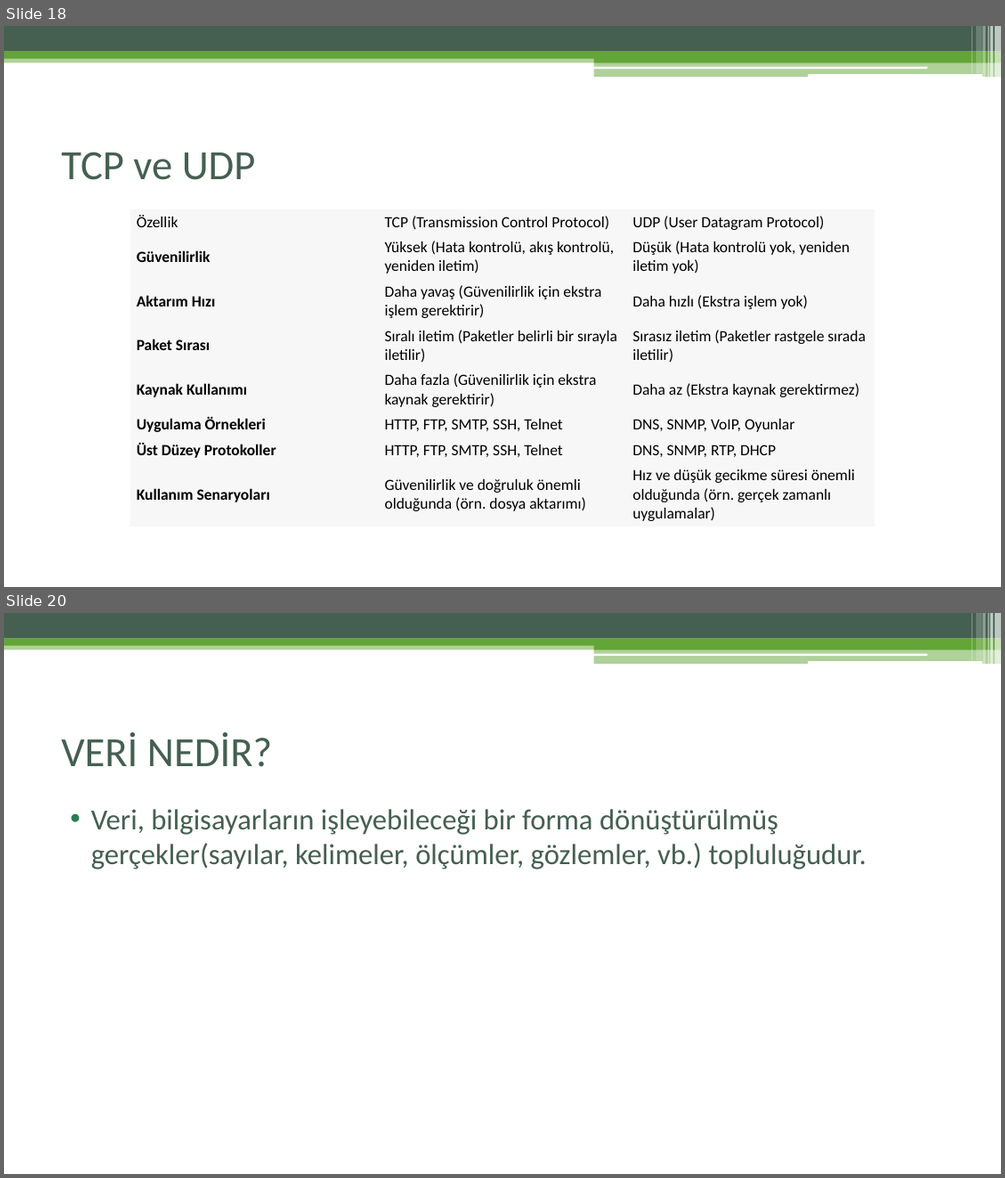
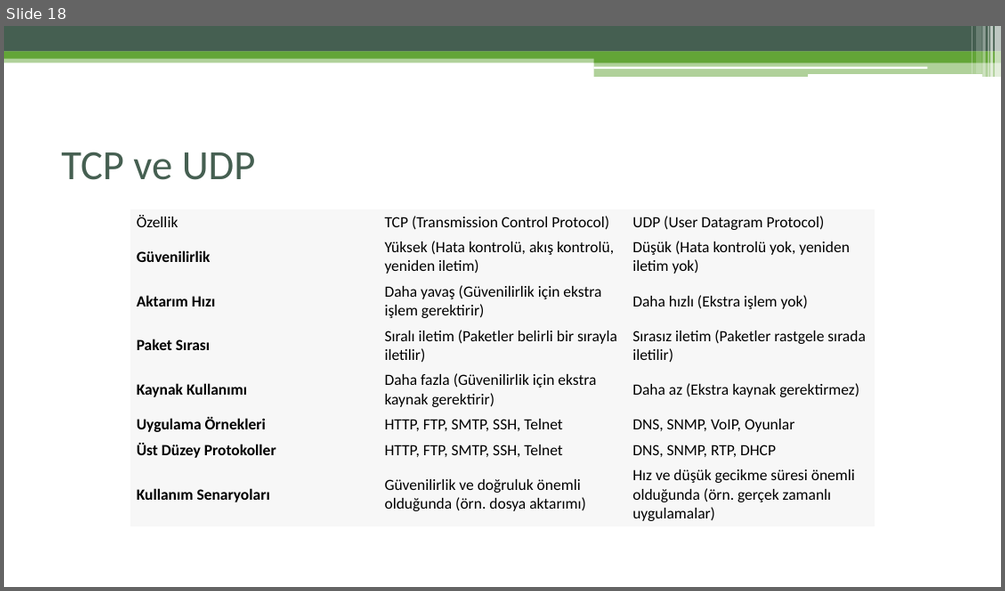
Before and after one commit to zafer-sn/IAT221-Ag-ve-Bilisim-Guvenligi, a slide deck: Hafta2/Hafta2.pptx. Shown one above the other, each under a label of ours: slides 18 and 20 before the commit, slide 18 after it; the slides between them are not shown. The pictures are 1005x1178 and 1005x591 pixels, drawn with LibreOffice and Linux fonts; fonts in the diff are those of the drawing. Boxes give left, top, right and bottom in pixels: in the first picture for what was removed or moved away, otherwise in the second. Text is boxed around its words. In the diff, an @@ line names an element or a change of style, - is before the commit and + after.

```diff
--- a/Hafta2/Hafta2.pptx
+++ b/Hafta2/Hafta2.pptx
@@ slide 20 removed at (x1=4, y1=613, x2=1001, y2=1174), background #FFFFFF; not listed: 13 template elements that a slide beside it also shows @@
@@ title removed at (x1=61, y1=732, x2=272, y2=767) @@
-VERİ NEDİR?
@@ text removed at (x1=91, y1=809, x2=866, y2=869) @@
-• Veri, bilgisayarların işleyebileceği bir forma dönüştürülmüş gerçekler(sayılar, kelimeler, ölçümler, gözlemler, vb.) topluluğudur.
```
Also in this commit, not shown: 30 other slides removed, 1 other file.
